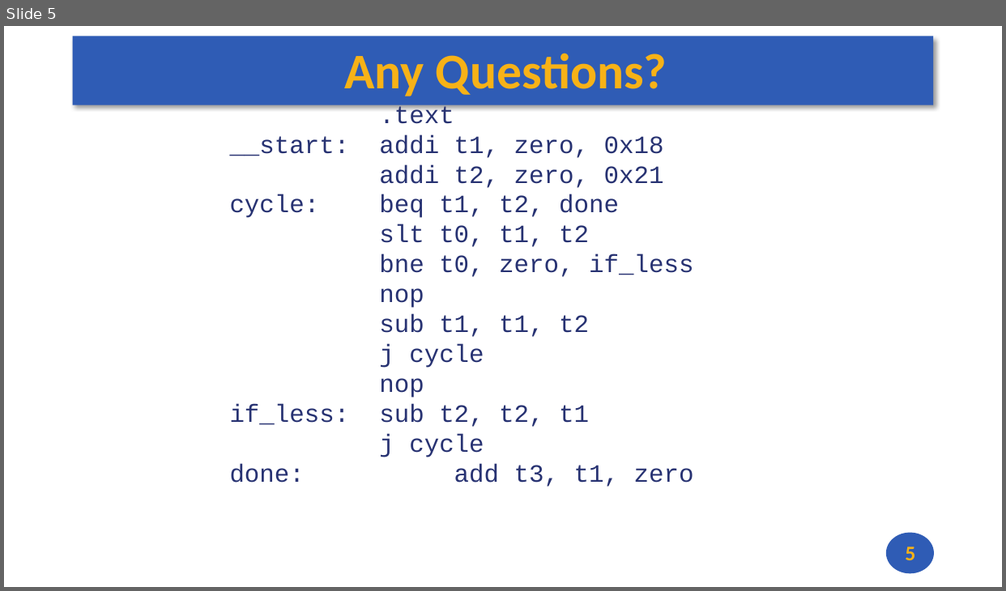
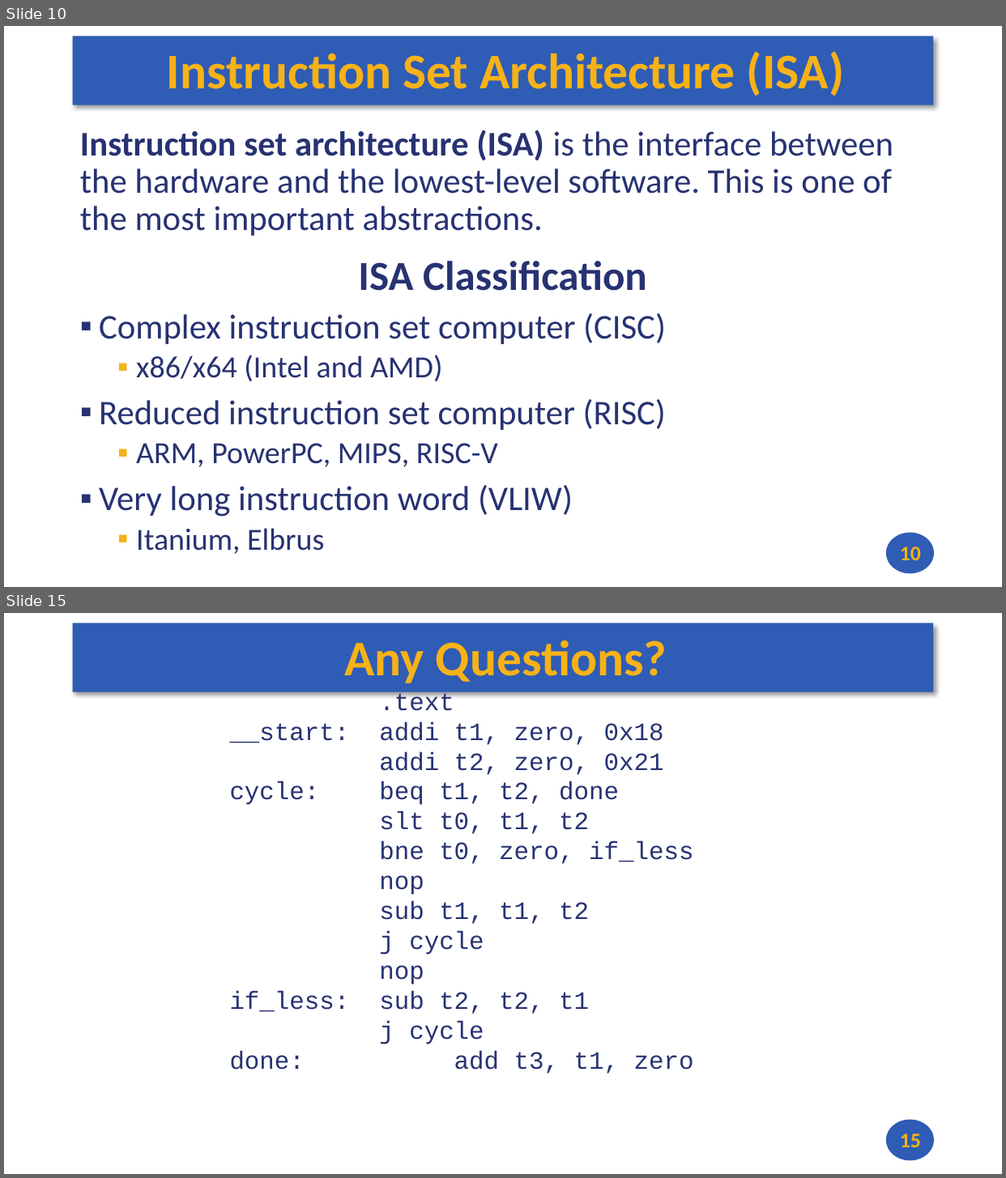
Before and after one commit to andrewt0301/hse-acos-course, a slide deck: docs/part1ca/03_CPU/CA_Lecture_03.pptx. Shown one above the other, each under a label of ours: slide 5 before the commit, slides 10 and 15 after it; the slides between them are not shown. The pictures are 1006x591 and 1006x1178 pixels, drawn with LibreOffice and Linux fonts; fonts in the diff are those of the drawing. Boxes give left, top, right and bottom in pixels: in the first picture for what was removed or moved away, otherwise in the second. Text is boxed around its words. In the diff, an @@ line names an element or a change of style, - is before the commit and + after.

```diff
--- a/docs/part1ca/03_CPU/CA_Lecture_03.pptx
+++ b/docs/part1ca/03_CPU/CA_Lecture_03.pptx
@@ slide 10 added at (4,26,1002,587), background #FFFFFF; not listed: 2 template elements that a slide beside it also shows @@
@@ title added at (167,51,844,96), 48 pt, text #F7B217, bold @@
+Instruction Set Architecture (ISA)
@@ text added at (80,130,893,554), 33.3 pt, text #273272 @@
+Instruction set architecture (ISA) is the interface between the hardware and the lowest-level software. This is one of the most important abstractions.
+ISA Classification
+▪ Complex instruction set computer (CISC)
+  ▪ x86/x64 (Intel and AMD)
+▪ Reduced instruction set computer (RISC)
+  ▪ ARM, PowerPC, MIPS, RISC-V
+▪ Very long instruction word (VLIW)
+  ▪ Itanium, Elbrus
@@ page number added at (900,547,921,561), 20 pt, text #F7B217, bold @@
+10
@@ what was slide 5 is now slide 15 @@
@@ page number at (900,1134,921,1148): text changed @@
-5
+15
```
Also in this commit, not shown: 2 slides changed, 11 other slides added, 2 slides removed, 2 other files.
